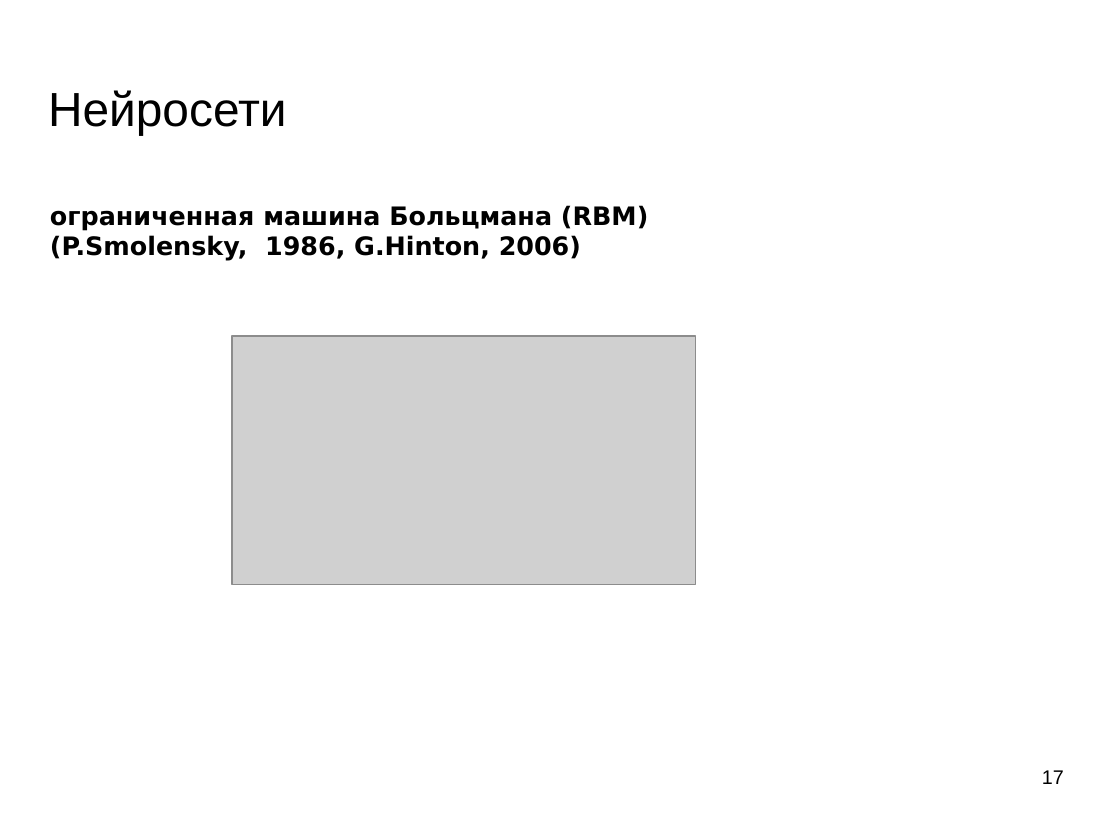
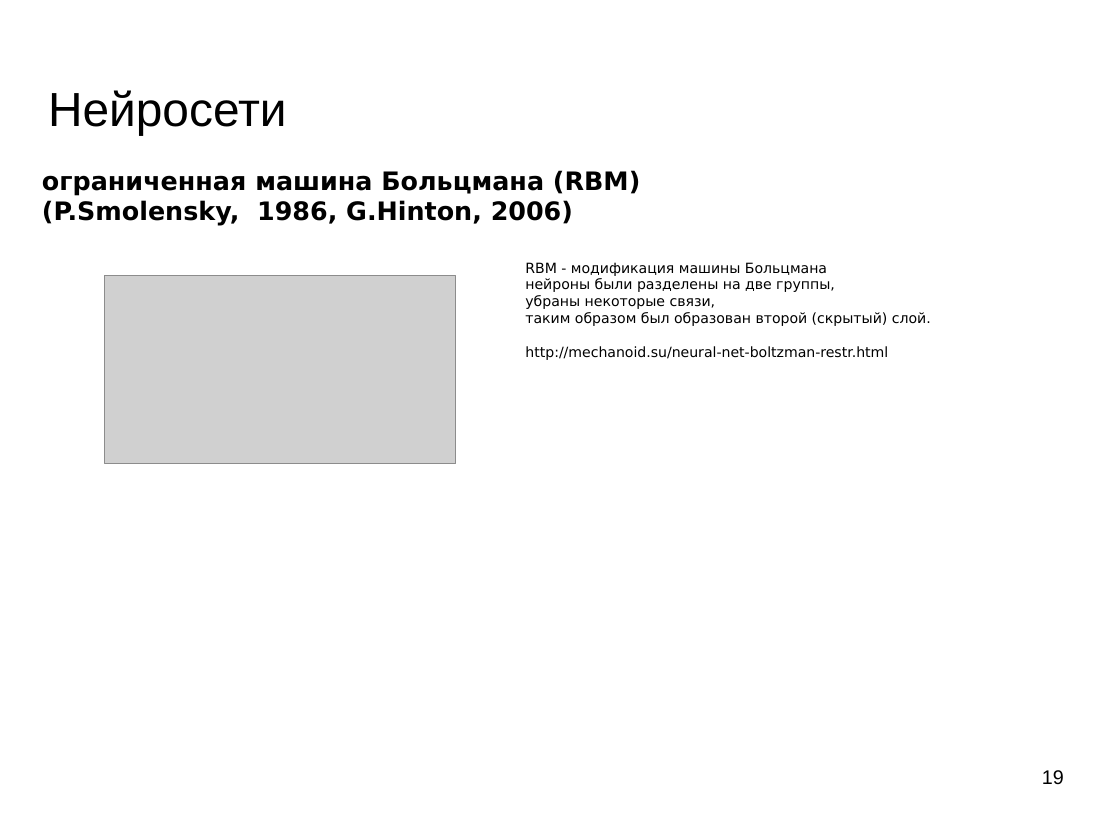
Before and after one commit to mechanoid5/ml_lectorium_legacy, a slide deck: slide 19 of 28-hopfield.odp (slide 17 before the commit). Drawn at 1120x840 pixels with LibreOffice and Linux fonts; fonts in the diff are those of the drawing; grey boxes stand for pictures; background and template pictures are left out. Boxes give left, top, right and bottom in pixels: in the first picture for what was removed or moved away, otherwise in the second. Text is boxed around its words. In the diff, an @@ line names an element or a change of style, - is before the commit and + after.

```diff
--- a/28-hopfield.odp
+++ b/28-hopfield.odp
@@ text "ограниченная машина Больцмана (RBM)": place and size @@
-text "ограниченная машина Больцмана (RBM)" at box(50, 205, 648, 261)
+text "ограниченная машина Больцмана (RBM)" at box(42, 170, 640, 226)
@@ text added at box(525, 262, 931, 360), 10 pt, text #000000 @@
+RBM - модификация машины Больцмана
+нейроны были разделены на две группы,
+убраны некоторые связи,
+таким образом был образован второй (скрытый) слой.
+http://mechanoid.su/neural-net-boltzman-restr.html
@@ picture: place and size @@
-picture at box(232, 336, 695, 585)
+picture at box(105, 275, 456, 464)
@@ page number at box(1042, 770, 1064, 784): text changed @@
-17
+19
```
Also in this commit, not shown: 3 other slides changed, 2 slides added, 4 other files.
